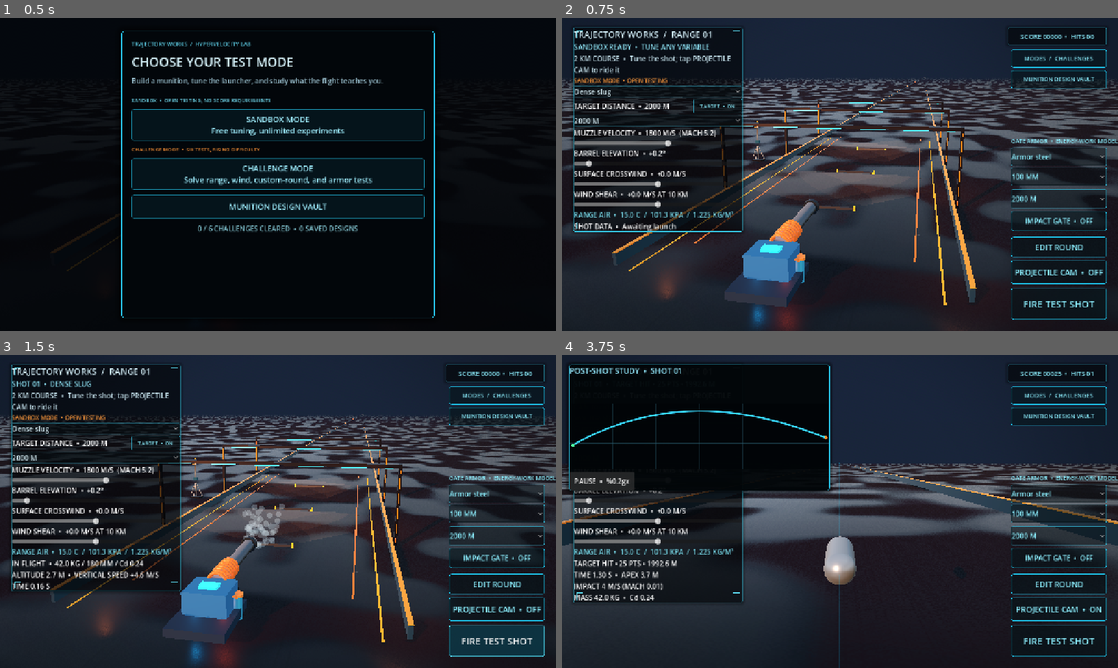
Above: before the commit, frames 1-4 (two rows, left to right).
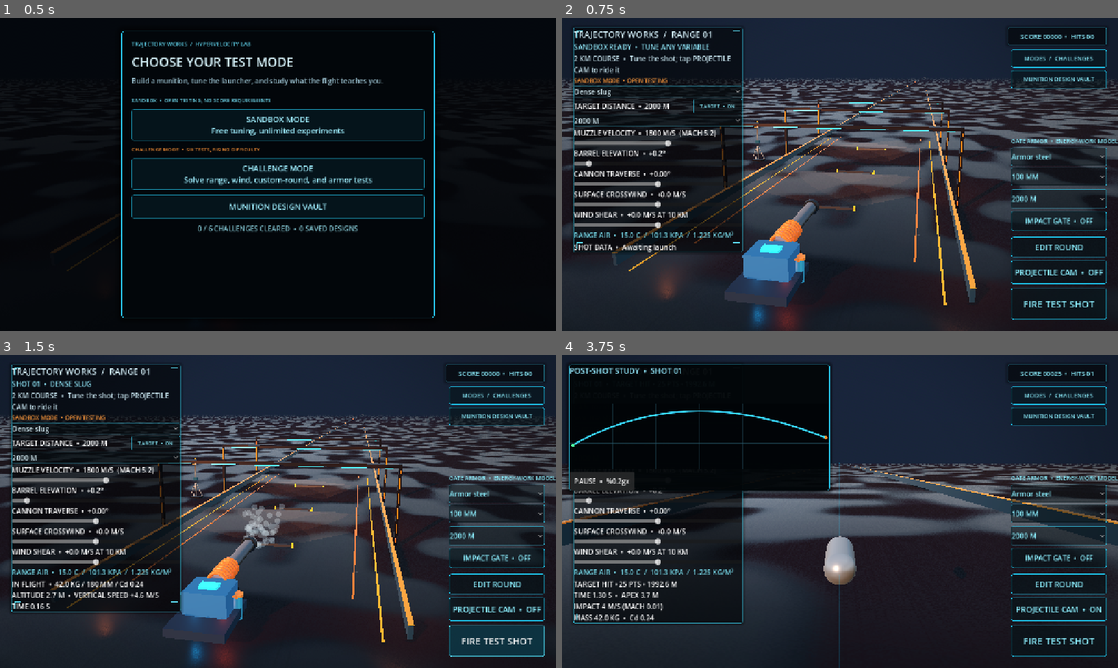
Above: after the commit, the same moments.

Repository: tpylman90-ctrl/Trajectory-Works
Game: Godot game, scene res://scenes/range.tscn
The game is run twice, just before and just after one commit, with the same random seed, the same clock (stepped at 60 frames per second) and the same inputs.
Inputs:
- Up to frame 1 (0.5 s): no input
- Up to frame 2 (0.75 s): click "SANDBOX MODE Free tuning, unl…" at 0.5 s
- Up to frame 3 (1.5 s): click "FIRE TEST SHOT" at 1.25 s
- Up to frame 4 (3.75 s): click "Dense slug" at 2 s; click "REPLAY • 0.25×" at 2.75 s; click "REPLAY • 0.25×" at 3.5 s

Frame 1 is identical in both runs. In frame 2, 2.4% of the frame differs, in the area x 2-33%, y 48-76%; in frame 3, 3.5%; in frame 4, 4.0%, in the area x 2-33%, y 48-86%.
Error before the commit: unsupported format character in operator '%'. (res://scripts/range.gd:895)
Error after the commit: unsupported format character in operator '%'. (res://scripts/range.gd:897)

Commit message:
Add adjustable cannon traverse for crosswind aiming

Diff:
--- a/scripts/range.gd
+++ b/scripts/range.gd
@@ -85,6 +85,8 @@
 var round_last_pointer := Vector2.ZERO
 var speed_slider: HSlider
 var elevation_slider: HSlider
+var traverse_value_label: Label
+var traverse_slider: HSlider
 var wind_slider: HSlider
 var wind_shear_slider: HSlider
 var wind_shear_value_label: Label
@@ -206,7 +208,7 @@
 ]
 const CHALLENGES := [
 	{"id": "flight_basics", "title": "01  /  SIGHT IN", "tier": "ROOKIE", "description": "Put a clean hit on the 1 km targ …(204 unchanged characters)…
-	{"id": "crosswind", "title": "02  /  CROSSWIND", "tier": "FIELD TEST", "description": "Correct for a 6 m/s crosswind and hit the 3 km targ …(166 unchanged characters)…
+	{"id": "crosswind", "title": "02  /  CROSSWIND", "tier": "FIELD TEST", "description": "Use cannon traverse to correct a 6 m/s crosswind and hit the 3 km targ …(166 unchanged characters)…
 	{"id": "custom_profile", "title": "03  /  CUSTOM PROFILE", "tier": "ENGINEERING", "description": "Build or load a cust …(217 unchanged characters)…
 	{"id": "armor_gate", "title": "04  /  ARMOR GATE", "tier": "PENETRATION", "description": "Perforate 100 mm of armor st …(262 unchanged characters)…
 	{"id": "long_range", "title": "05  /  LONG RANGE", "tier": "ADVANCED", "description": "Reach 14 km through a strong cr …(214 unchanged characters)…
@@ -1335,6 +1337,16 @@
 	elevation_slider.value = 0.2
 	elevation_slider.value_changed.connect(_on_elevation_changed)
 	stack.add_child(elevation_slider)
+	traverse_value_label = Label.new()
+	stack.add_child(traverse_value_label)
+	traverse_slider = HSlider.new()
+	traverse_slider.min_value = -4.0
+	traverse_slider.max_value = 4.0
+	traverse_slider.step = 0.05
+	traverse_slider.value = 0.0
+	traverse_slider.value_changed.connect(_on_traverse_changed)
+	stack.add_child(traverse_slider)
+	_on_traverse_changed(traverse_slider.value)
 	wind_value_label = Label.new()
 	stack.add_child(wind_value_label)
 	wind_slider = HSlider.new()
@@ -1802,6 +1814,8 @@
 	_on_speed_changed(speed_slider.value)
 	elevation_slider.set_value_no_signal(float(challenge.elevation))
 	_on_elevation_changed(elevation_slider.value)
+	traverse_slider.set_value_no_signal(0.0)
+	_on_traverse_changed(traverse_slider.value)
 	wind_slider.set_value_no_signal(float(challenge.wind))
 	_on_wind_changed(wind_slider.value)
 	wind_shear_slider.set_value_no_signal(float(challenge.shear))
@@ -3183,10 +3197,26 @@
 func _on_elevation_changed(value: float) -> void:
 	if is_instance_valid(elevation_value_label):
 		elevation_value_label.text = "BARREL ELEVATION  •  %+0.1f°" % value
-	if is_instance_valid(barrel_pivot):
-		var pivot_rotation := barrel_pivot_base_rotation
-		pivot_rotation.x += deg_to_rad(value)
-		barrel_pivot.rotation = pivot_rotation
+	_update_cannon_aim()
+
+
+func _on_traverse_changed(value: float) -> void:
+	if is_instance_valid(traverse_value_label):
+		traverse_value_label.text = "CANNON TRAVERSE  •  %+0.2f°" % value
+	_update_cannon_aim()
+
+
+func _update_cannon_aim() -> void:
+	if not is_instance_valid(barrel_pivot):
+		return
+	var pivot_rotation := barrel_pivot_base_rotation
+	pivot_rotation.x += deg_to_rad(elevation_slider.value)
+	barrel_pivot.rotation = pivot_rotation
+	# Compose traverse around the range's world-up axis after elevation. The same
+	# pivot transform drives both the visible bore and the projectile muzzle vector.
+	var aimed_transform := barrel_pivot.global_transform
+	aimed_transform.basis = Basis(Vector3.UP, deg_to_rad(traverse_slider.value)) * aimed_transform.basis
+	barrel_pivot.global_transform = aimed_transform
 
 
 func _on_wind_changed(value: float) -> void:
@@ -3362,7 +3392,7 @@
 	var initial_atmosphere := _atmosphere_state(projectile.global_position.y)
 	var initial_spin := absf(projectile.angular_velocity.dot(-projectile.global_transform.basis.z.normalized())) * 60.0 / TAU
 	var initial_sample := {"time": 0.0, "position": projectile.global_position, "rotation": projectile.global_transform.ba …(284 unchanged characters)…
-	active_shots[projectile.get_instance_id()] = {"body": proje …(300 unchanged characters)… _shear_10km": wind_shear_slider.value, "air_density": float(initial_atmosphere.d …(310 unchanged characters)…
+	active_shots[projectile.get_instance_id()] = {"body": proje …(300 unchanged characters)… _shear_10km": wind_shear_slider.value, "cannon_traverse_degrees": traverse_slider.value, "air_density": float(initial_atmosphere.d …(310 unchanged characters)…
 	_play_cannon_fire_effect()
 	analysis_label.text = "IN FLIGHT  •  %0.1f KG / %0.0f MM / Cd %0.2f" % [design.mass, design.diameter * 1000.0, design.cd]
 	# Shots remain active until impact; the long failsafe only cleans up runaway bodies.
